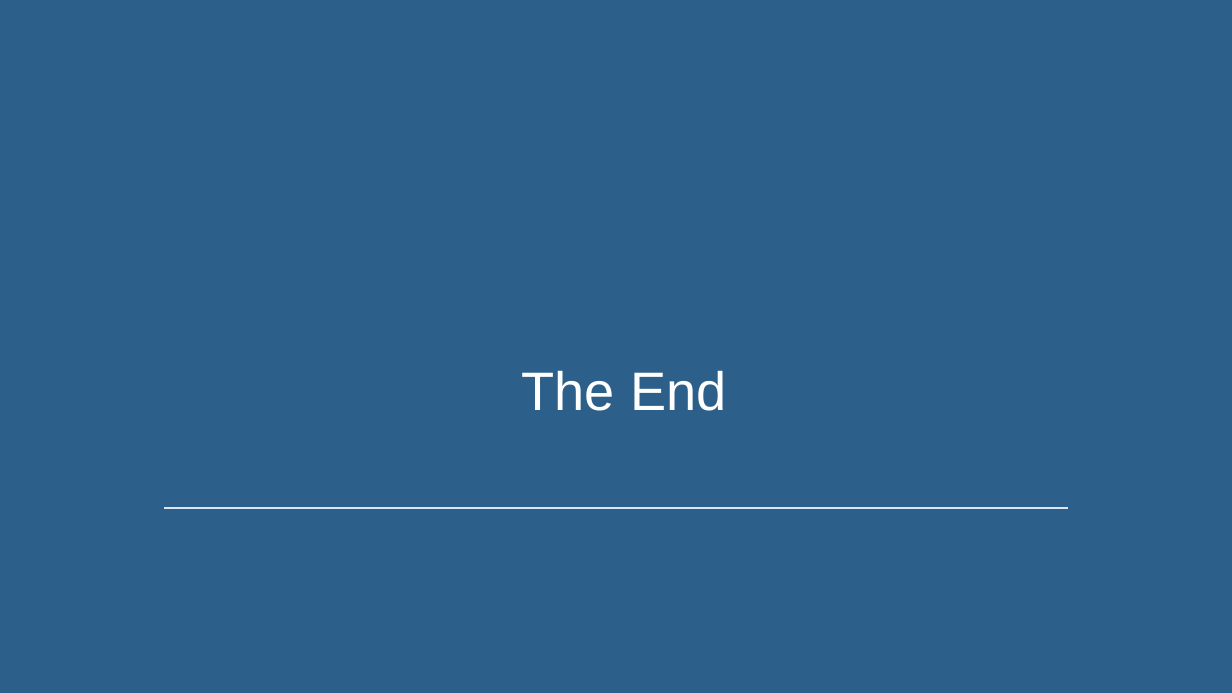
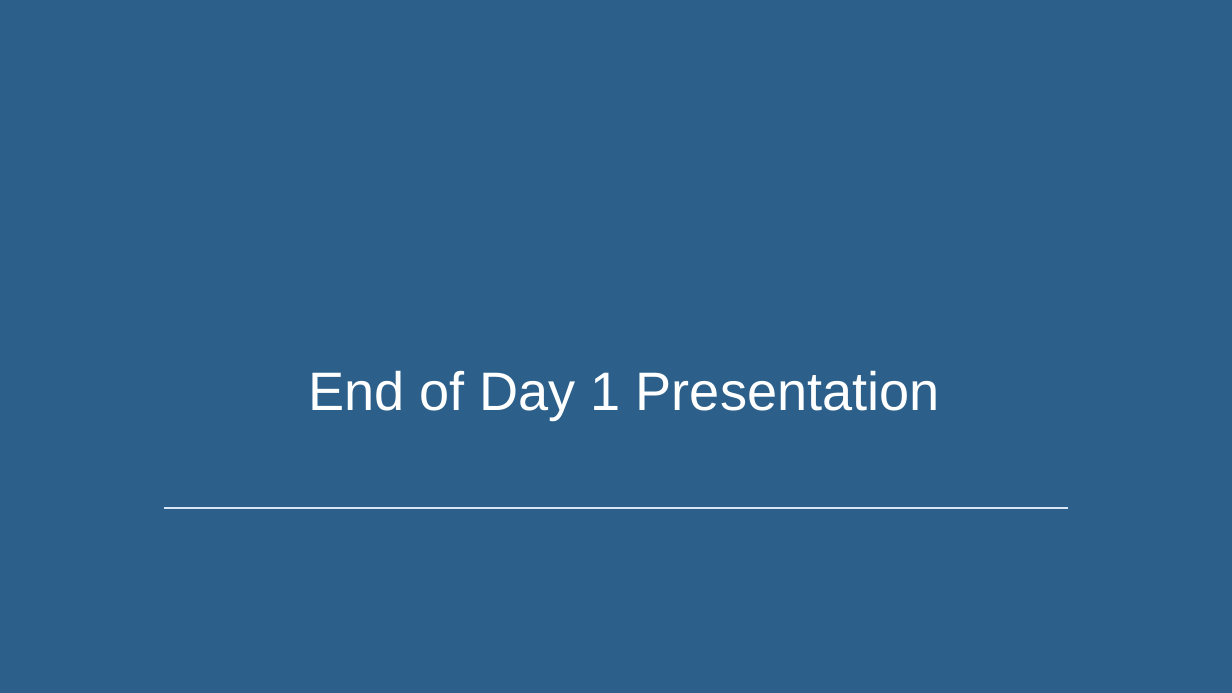
Before and after one commit to usds/SME-QA-Website, a slide deck: slide 13 of toolkit/job-analysis/job-analysis-day-1-presentation.pptx. Drawn at 1232x693 pixels with LibreOffice and Linux fonts; fonts in the diff are those of the drawing. Boxes give left, top, right and bottom in pixels: in the first picture for what was removed or moved away, otherwise in the second. Text is boxed around its words. In the diff, an @@ line names an element or a change of style, - is before the commit and + after.

```diff
--- a/toolkit/job-analysis/job-analysis-day-1-presentation.pptx
+++ b/toolkit/job-analysis/job-analysis-day-1-presentation.pptx
@@ text at (308,370,940,420): text changed @@
-The End
+End of Day 1 Presentation
```
Also in this commit, not shown: 1 slide added, 2 other files.
